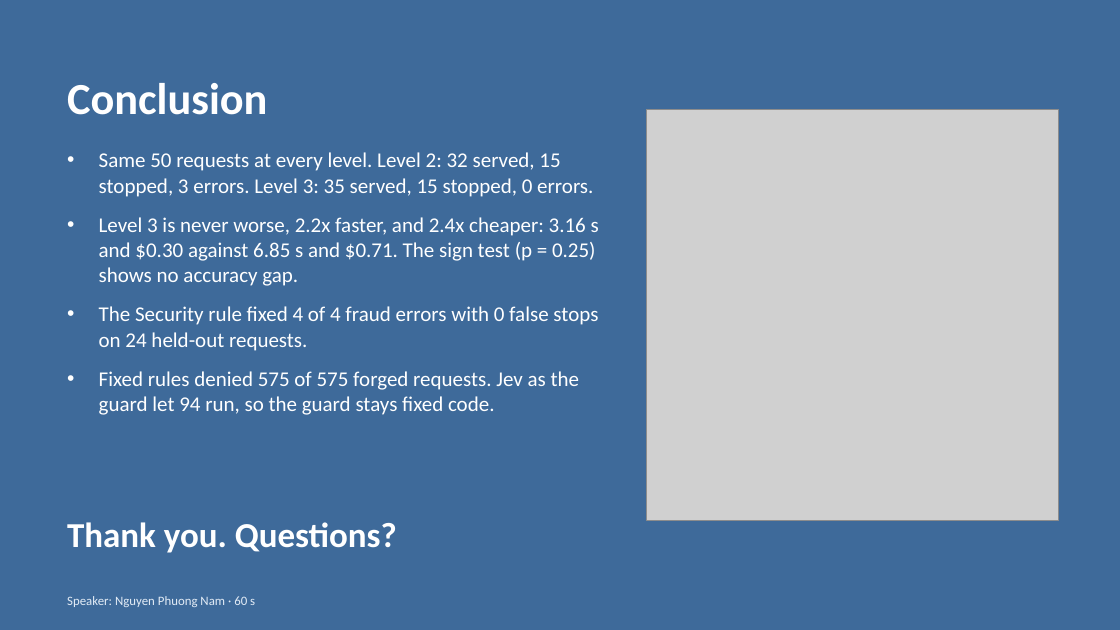
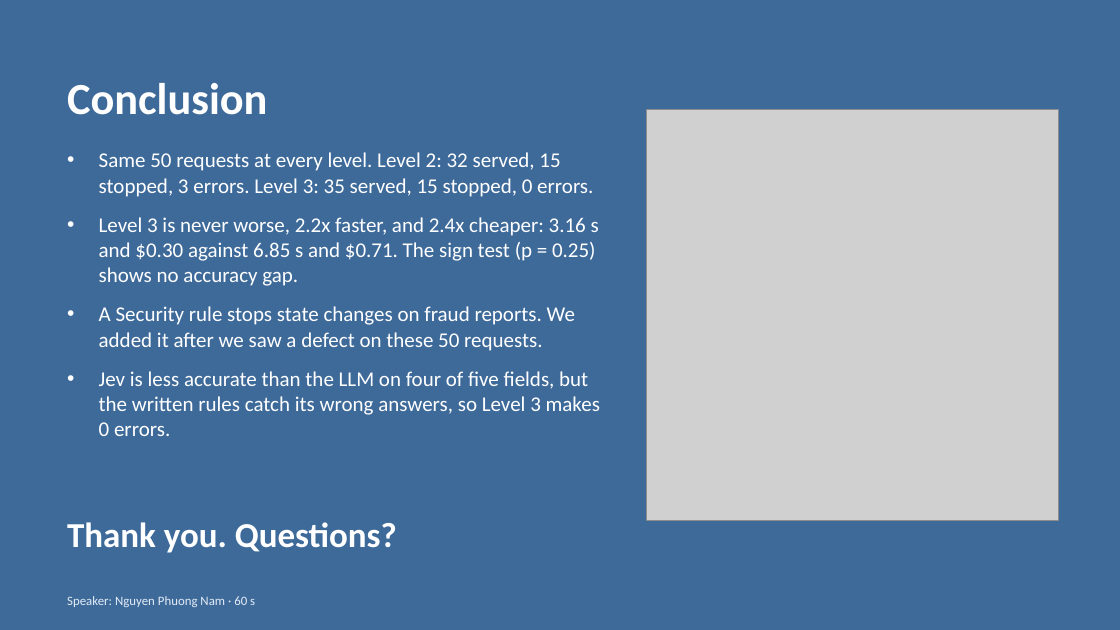
Before and after one commit to neilonthesky/english-presentation, a slide deck: slide 10 of slides/deck.pptx (slide 12 before the commit). Drawn at 1120x630 pixels with LibreOffice and Linux fonts; fonts in the diff are those of the drawing; grey boxes stand for pictures. Boxes give left, top, right and bottom in pixels: in the first picture for what was removed or moved away, otherwise in the second. Text is boxed around its words. In the diff, an @@ line names an element or a change of style, - is before the commit and + after.

```diff
--- a/slides/deck.pptx
+++ b/slides/deck.pptx
@@ text at (99, 306, 600, 436): text changed @@
-• The Security rule fixed 4 of 4 fraud errors with 0 false stops on 24 held-out requests.
-• Fixed rules denied 575 of 575 forged requests. Jev as the guard let 94 run, so the guard stays fixed code.
+• A Security rule stops state changes on fraud reports. We added it after we saw a defect on these 50 requests.
+• Jev is less accurate than the LLM on four of five fields, but the written rules catch its wrong answers, so Level 3 makes 0 errors.
```
Also in this commit, not shown: 8 other slides changed, 2 slides removed, 29 other files.
